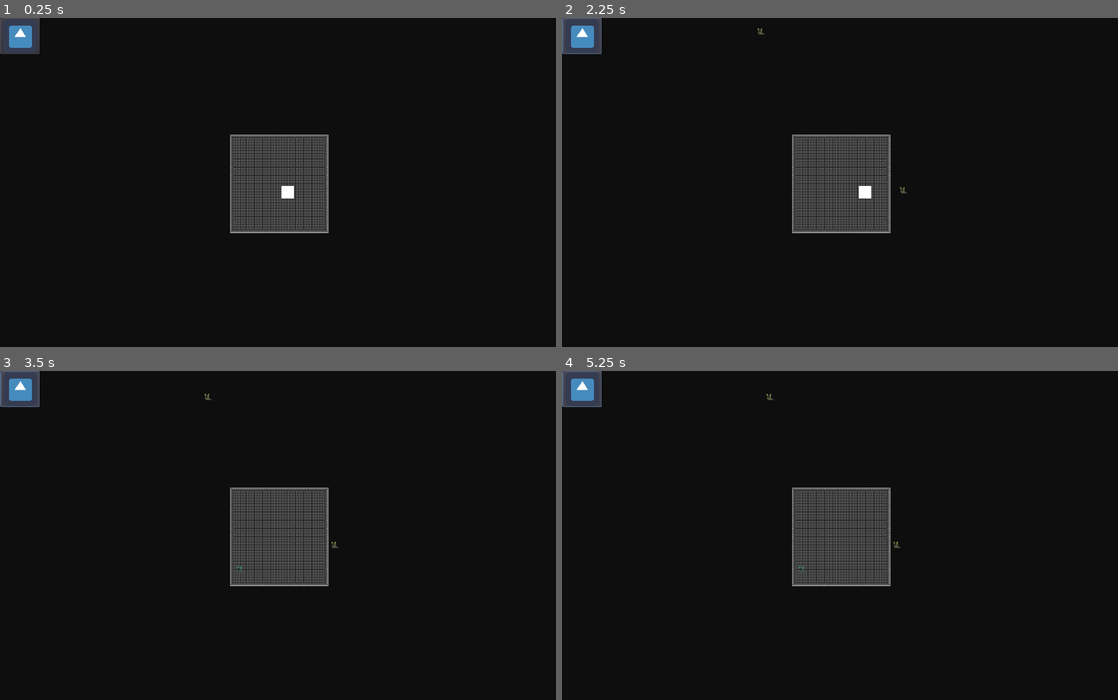
Above: before the commit, frames 1-4 (two rows, left to right).
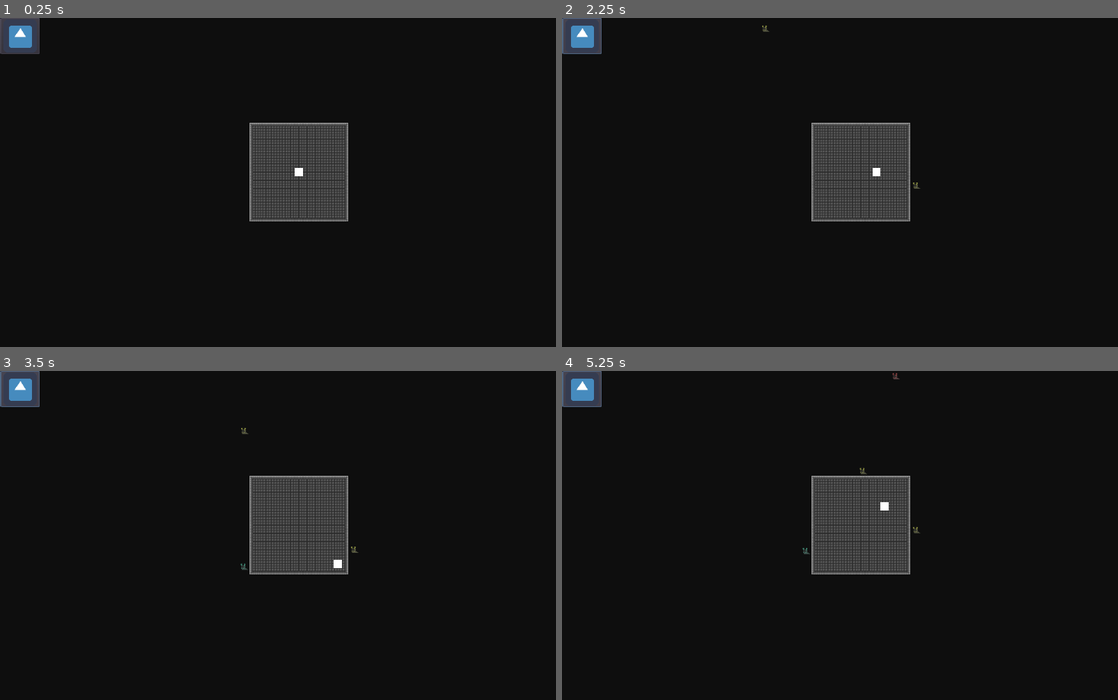
Above: after the commit, the same moments.

Repository: Hermine-Hargneuse/Project-G
Game: Godot game, scene res://Scene/MainScene.tscn
Same seed, same stepped clock (60 frames per second), same inputs: the game is played once before the commit and once after it. The engine's default icon, where the game draws it, is replaced by a stand-in: a white triangle on a blue panel in a dark square.
Inputs (mouse positions are in pixels of both pictures, inside the frame that each line leads up to):
- Up to frame 1 (0.25 s): no input
- Up to frame 2 (2.25 s): click (584, 34) at 0.5 s; click (584, 34) at 1.25 s; tap Enter at 2 s; hold D (move_right) from 2.03 s (still down)
- Up to frame 3 (3.5 s): release D (move_right) at 2.78 s; hold S (move_down) from 2.78 s (still down)
- Up to frame 4 (5.25 s): release S (move_down) at 3.53 s; hold D (move_right) 3.53-4.28 s; hold W (move_up) 4.28-5.03 s; hold A (move_left) from 5.03 s (still down)

The runs differ from the first frame. In frame 1, 4.6% of the frame differs, in the area x 41-63%, y 31-66%; in frame 2, 4.6%, in the area x 35-65%, y 2-66%; in frame 3, 4.5%; in frame 4, 4.6%.
Error before the commit: Attempt to call function 'is_in_group' in base 'null instance' on a null instance. (res://Scripts/Enemy/Enemy.gd:18)

Commit message:
Fixed Player collision with map

Diff:
--- a/Scene/MainScene.tscn
+++ b/Scene/MainScene.tscn
@@ -1,19 +1,10 @@
-[gd_scene load_steps=5 format=2]
+[gd_scene load_steps=3 format=2]
 
-[ext_resource path="res://Scene/Map.tscn" type="PackedScene" id=1]
-[ext_resource path="res://Scene/Player.tscn" type="PackedScene" id=2]
 [ext_resource path="res://Scripts/MainScene.gd" type="Script" id=3]
 [ext_resource path="res://Scene/Wave_controller.tscn" type="PackedScene" id=4]
 
-[node name="MainScene" type="Node2D"]
+[node name="MainScene" type="Node"]
 script = ExtResource( 3 )
-
-[node name="Map" parent="." instance=ExtResource( 1 )]
-position = Vector2( 541.409, 322.435 )
-
-[node name="Player" parent="." instance=ExtResource( 2 )]
-visible = true
-position = Vector2( 558.391, 339.609 )
 
 [node name="Wave_controller" parent="." instance=ExtResource( 4 )]
 
--- a/Scene/Player.tscn
+++ b/Scene/Player.tscn
@@ -3,19 +3,18 @@
 [ext_resource path="res://Assets/Square.png" type="Texture" id=1]
 [ext_resource path="res://Scripts/Player.gd" type="Script" id=2]
 
-[sub_resource type="RectangleShape2D" id=1]
-extents = Vector2( 9.36712, 10.2937 )
+[sub_resource type="CircleShape2D" id=1]
+radius = 12.2879
 
 [node name="Player" type="KinematicBody2D" groups=[
 "player",
 ]]
-visible = false
 script = ExtResource( 2 )
 
+[node name="Sprite" type="Sprite" parent="."]
+position = Vector2( 0.297188, -0.166546 )
+texture = ExtResource( 1 )
+
 [node name="CollisionShape2D" type="CollisionShape2D" parent="."]
+position = Vector2( 0.0992126, 0 )
 shape = SubResource( 1 )
-
-[node name="Sprite" type="Sprite" parent="."]
-position = Vector2( -0.397301, -1.05946 )
-scale = Vector2( 1.5, 1.5 )
-texture = ExtResource( 1 )
--- a/Scripts/MainScene.gd
+++ b/Scripts/MainScene.gd
@@ -1,11 +1,16 @@
-extends Node2D
+extends Node
 
 var enemy_One = preload("res://Scene/Enemy/Enemy_one.tscn")
 var enemy_Two = preload("res://Scene/Enemy/Enemy_two.tscn")
 var enemy_Three = preload("res://Scene/Enemy/Enemy_three.tscn")
+var player = preload("res://Scene/Player.tscn")
+var map = preload("res://Scene/Map.tscn")
 # Called when the node enters the scene tree for the first time.
 func _ready():
 	Global.node_creation_parent = self
+	#player spawn
+	Global.instance_node(map, Vector2(580,300), self)
+	Global.instance_node(player, Vector2(580,300), self)
 
 func _exit_tree():
 	Global.node_creation_parent = null
--- a/Scripts/Player.gd
+++ b/Scripts/Player.gd
@@ -13,7 +13,8 @@
 	velocity.x=  int(Input.is_action_pressed("move_right")) - int(Input.is_action_pressed("move_left"))
 	velocity.y=  int(Input.is_action_pressed("move_down")) - int(Input.is_action_pressed("move_up"))
 
-	global_position += speed * velocity * delta
+	#global_position += speed * velocity * delta
+	move_and_slide(speed * velocity  )
 
 func die():
 	queue_free()
